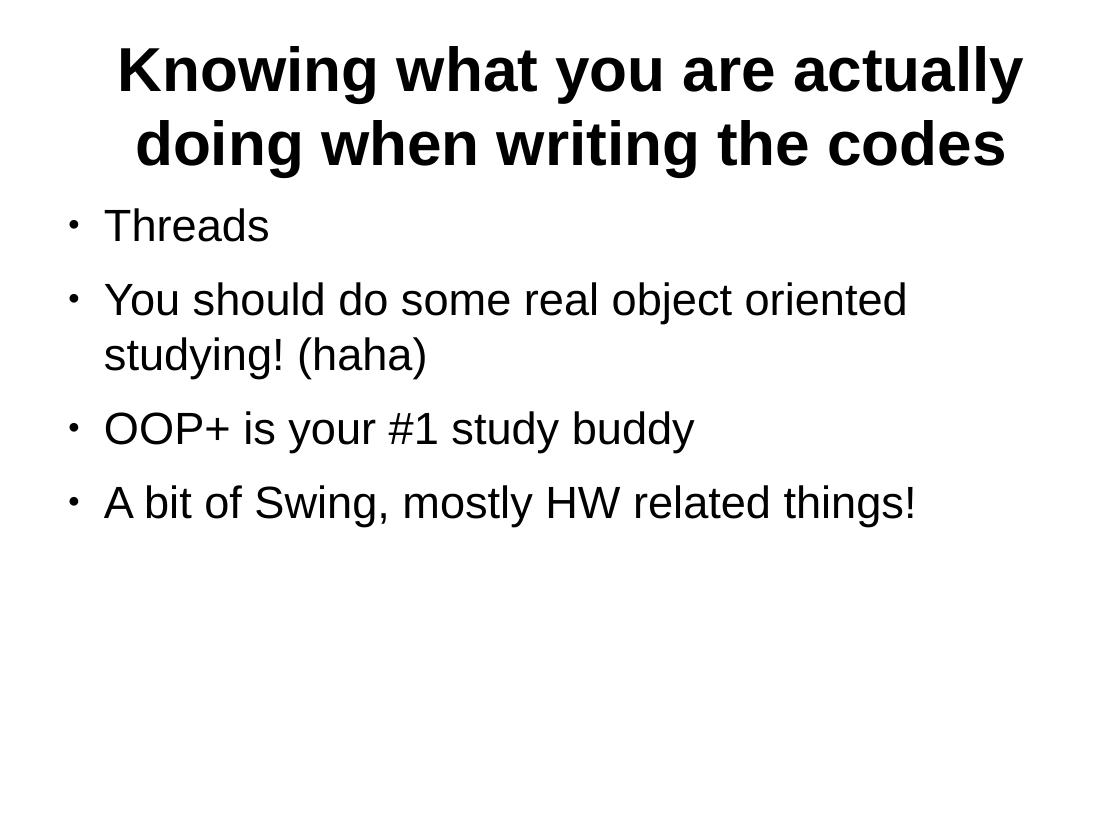
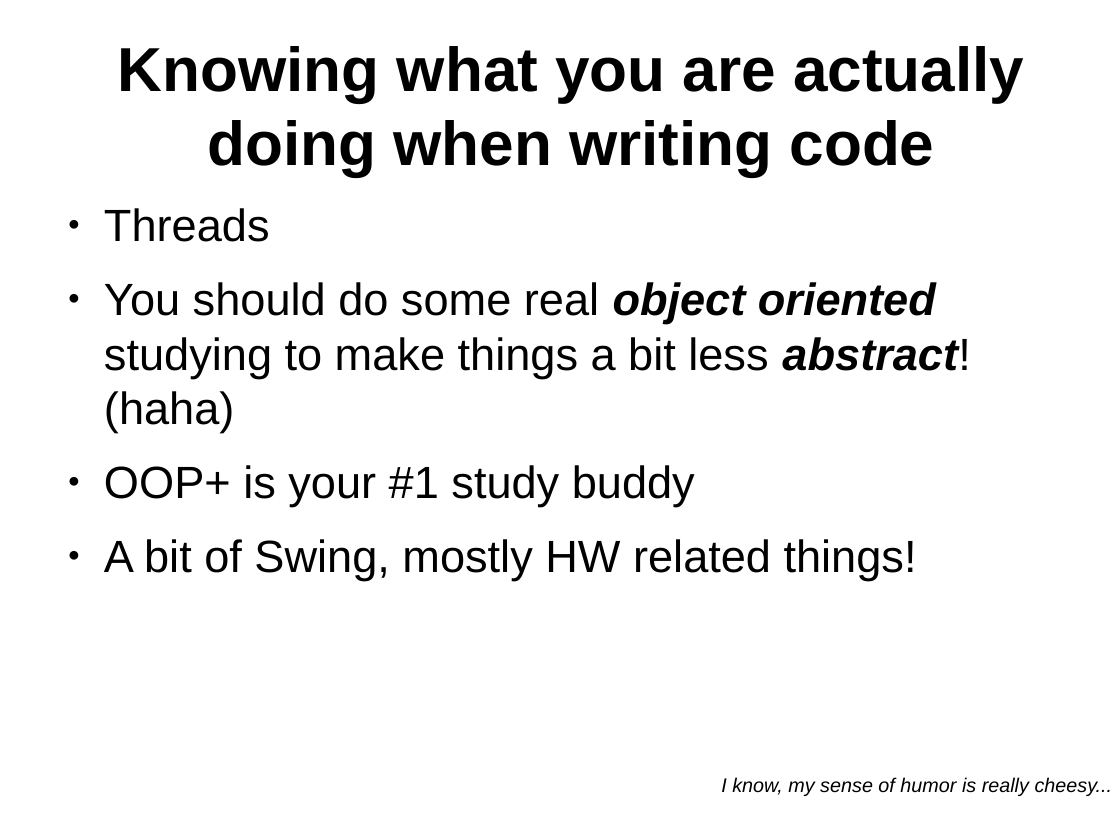
Before and after one commit to yv444/cse219-review, a slide deck: slide 7 of midterm_review.odp. Drawn at 1120x840 pixels with LibreOffice and Linux fonts; fonts in the diff are those of the drawing. Boxes give left, top, right and bottom in pixels: in the first picture for what was removed or moved away, otherwise in the second. Text is boxed around its words. In the diff, an @@ line names an element or a change of style, - is before the commit and + after.

```diff
--- a/midterm_review.odp
+++ b/midterm_review.odp
@@ title at (x1=118, y1=46, x2=1024, y2=177): text changed @@
-Knowing what you are actually doing when writing the codes
+Knowing what you are actually doing when writing code
@@ text at (x1=104, y1=282, x2=970, y2=432): text changed @@
-● You should do some real object oriented studying! (haha)
+● You should do some real object oriented studying to make things a bit less abstract! (haha)
@@ text added at (x1=721, y1=777, x2=1113, y2=796), 14 pt, text #000000, italic @@
+I know, my sense of humor is really cheesy...
```
Also in this commit, not shown: 8 other slides changed, 3 slides added, 3 slides removed, 1 other file.
